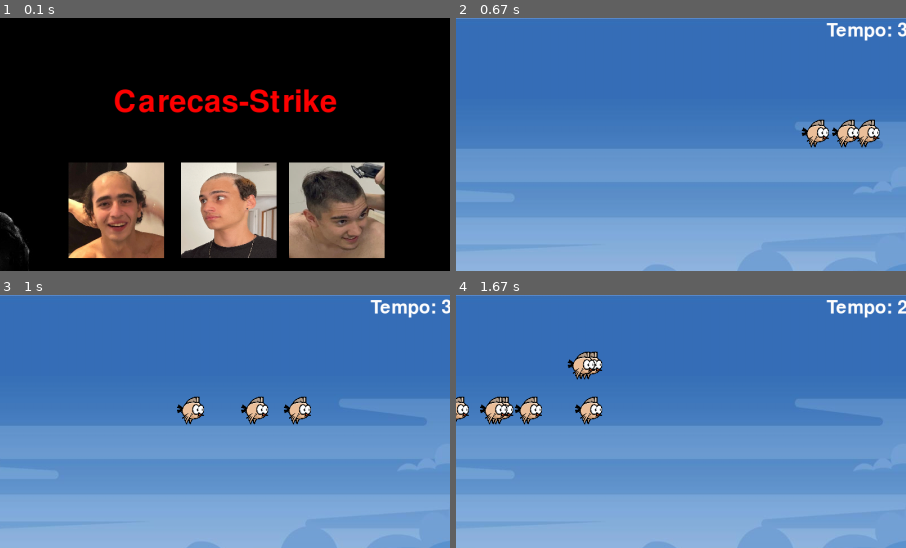
Above: before the commit, frames 1-4 (two rows, left to right).
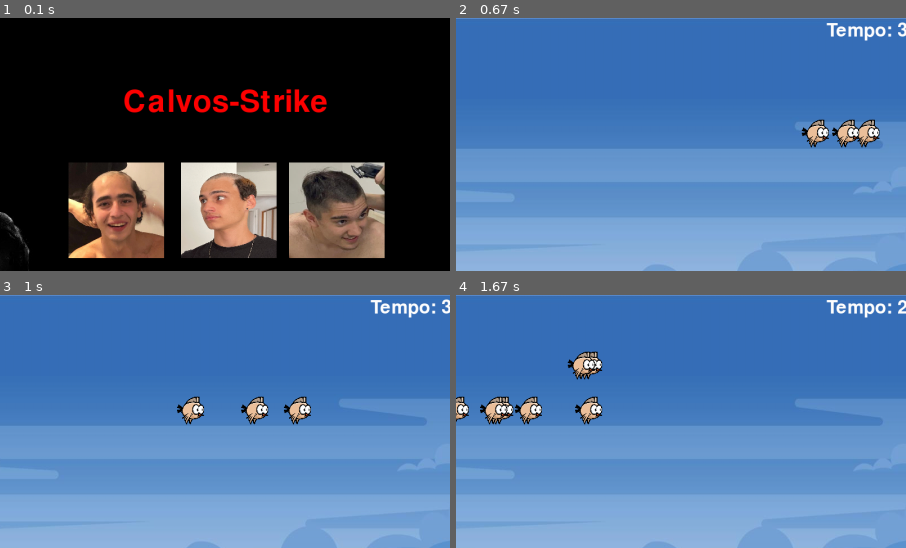
Above: after the commit, the same moments.

Repository: gus-trager/PyGame-DeSoft
Game: pygame game, started from jogo/jogo.py
Two runs of this game, one before a commit and one after it. Both use one fixed random seed, a clock stepped at 60 frames per second and the inputs below.
Inputs (mouse positions are % of the whole screen's width and height, from its top left):
- Up to frame 1 (0.1 s): no input
- Up to frame 2 (0.67 s): tap Enter at 0.33 s
- Up to frame 3 (1 s): click (51, 57) at 0.72 s
- Up to frame 4 (1.67 s): click (19, 35) at 1.05 s; click (87, 85) at 1.38 s
The pictures show only the part of the screen within x 48-98%, y 0-50%; the shares and areas given below are measured in that part.

The runs differ from the first frame. In frame 1, 2.6% of the frame differs, in the area x 25-75%, y 28-38%; in frame 2, nothing differs; in frame 3, nothing differs; in frame 4, nothing differs.

Commit message:
Melhoria no nome

Diff:
--- a/jogo/jogo.py
+++ b/jogo/jogo.py
@@ -17,7 +17,7 @@
 WINDOW_WIDTH = 1600
 WINDOW_HEIGHT = 900
 window = pygame.display.set_mode((WINDOW_WIDTH, WINDOW_HEIGHT)) #Inicial a tela
-pygame.display.set_caption("GusGay") #Nome da aba
+pygame.display.set_caption("Calvos-Strike") #Nome da aba
 
 font = pygame.font.SysFont(None, 48)
 
@@ -132,7 +132,7 @@
     window.blit(image_tela_inicio, (0,0))
 
     fonte_tt = pygame.font.Font(fonte_titulo, 80)
-    texto_titulo = fonte_tt.render("Carecas-Strike", True, VERMELHO)
+    texto_titulo = fonte_tt.render("Calvos-Strike", True, VERMELHO)
     texto_titulo_rect = texto_titulo.get_rect(center=(WINDOW_WIDTH//1.37, WINDOW_HEIGHT //6))
 
     fonte_i = pygame.font.Font(fonte_instrucoes, 48)
